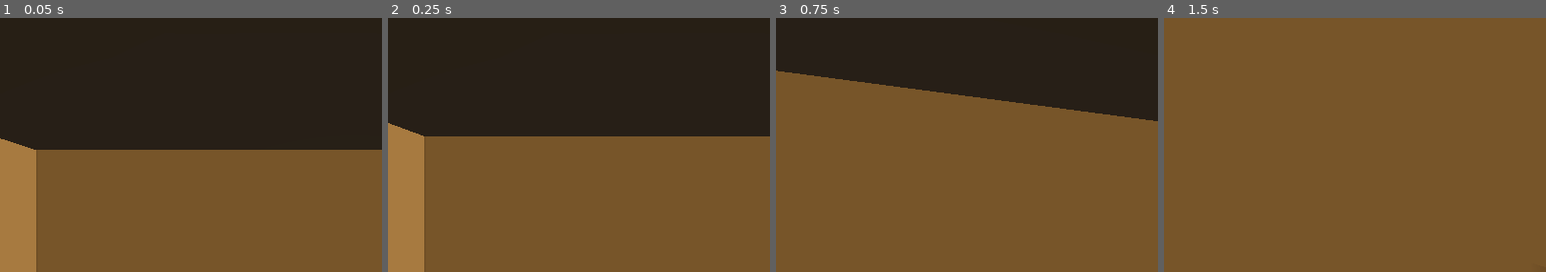
Above: before the commit, frames 1-4 (left to right).
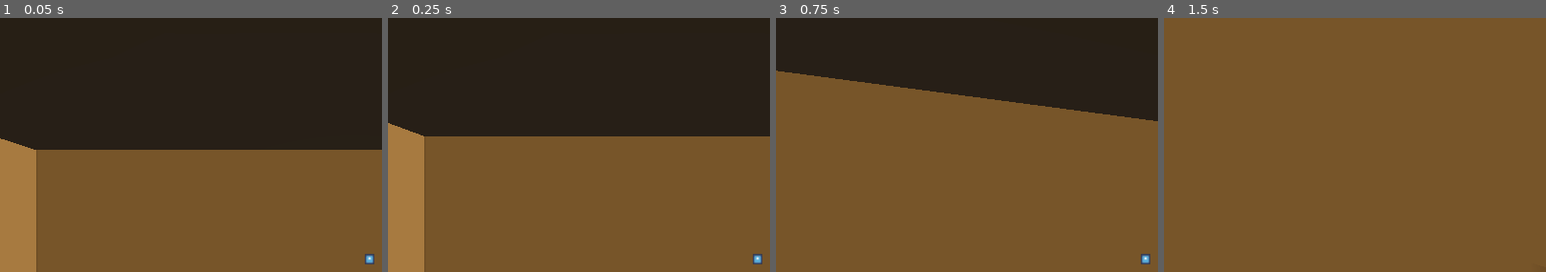
Above: after the commit, the same moments.

Repository: Tepitron/GreenCorp
Game: Godot game, scene res://scenes/game.tscn
Same seed, same stepped clock (60 frames per second), same inputs: the game is played once before the commit and once after it. The engine's default icon, where the game draws it, is replaced by a stand-in: a white triangle on a blue panel in a dark square.
Inputs (mouse positions are % of the whole screen's width and height, from its top left):
- Up to frame 1 (0.05 s): no input
- Up to frame 2 (0.25 s): no input
- Up to frame 3 (0.75 s): tap Enter at 0.5 s; move the mouse to (55, 50) at 0.52 s; press the mouse at (55, 50) at 0.53 s; hold W (move_forward) from 0.53 s (still down)
- Up to frame 4 (1.5 s): keep holding W (move_forward); tap E (interact, bound only after the commit) at 0.8, 1.35 s; move the mouse to (45, 50) at 1.27 s; release the mouse at (45, 50) at 1.28 s
The pictures show only the part of the screen within x 2-52%, y 3-53%; the shares and areas given below are measured in that part.

The runs differ from the first frame. In frame 1, 0.1% of the frame differs, in the area x 95-98%, y 92-97%; in frame 2, 0.1%; in frame 3, 0.1%; in frame 4, nothing differs.

Commit message:
Add raycasting and crosshair placeholder

Diff:
--- a/greencorp/project.godot
+++ b/greencorp/project.godot
@@ -61,3 +61,9 @@
 "events": [Object(InputEventKey,"resource_local_to_scene":false,"resource_name":"","device":-1,"window_id":0,"alt_press …(195 unchanged characters)…
 ]
 }
+interact={
+"deadzone": 0.2,
+"events": [Object(InputEventKey,"resource_local_to_scene":false,"resource_name":"","device":-1,"window_id":0,"alt_pressed":false,"shift_pressed":false,"ctrl_pressed":false,"meta_pressed":false,"pressed":false,"keycode":0,"physical_keycode":69,"key_label":0,"unicode":101,"location":0,"echo":false,"script":null)
+, Object(InputEventKey,"resource_local_to_scene":false,"resource_name":"","device":-1,"window_id":0,"alt_pressed":false,"shift_pressed":false,"ctrl_pressed":false,"meta_pressed":false,"pressed":false,"keycode":0,"physical_keycode":4194309,"key_label":0,"unicode":0,"location":0,"echo":false,"script":null)
+]
+}
--- a/greencorp/scenes/computer.tscn
+++ b/greencorp/scenes/computer.tscn
@@ -39,10 +39,9 @@
 size = Vector2(1, 0.3)
 
 [sub_resource type="BoxShape3D" id="BoxShape3D_7sc3q"]
-size = Vector3(1.2442, 0.895569, 1.0321)
+size = Vector3(4, 3, 1.032)
 
 [node name="Computer" type="StaticBody3D"]
-transform = Transform3D(0.990075, 0, 0, 0, 0.8333, 0, 0, 0, 1, 0, 0, 0)
 
 [node name="ScreenCase" type="MeshInstance3D" parent="."]
 transform = Transform3D(1, 0, 0, 0, 1, 0, 0, 0, 0.568159, -0.0581955, 0.714607, -0.200285)
@@ -82,5 +81,5 @@
 mesh = SubResource("PlaneMesh_tjrug")
 
 [node name="CollisionShape3D" type="CollisionShape3D" parent="."]
-transform = Transform3D(3.08341, 0, 0, 0, 3.11101, 0, 0, 0, 1, 0.438267, -0.162253, 0.0140345)
+transform = Transform3D(1, 0, 0, 0, 1, 0, 0, 0, 1, 0.438267, -0.162253, 0.0140345)
 shape = SubResource("BoxShape3D_7sc3q")
--- a/greencorp/scenes/cork_board.tscn
+++ b/greencorp/scenes/cork_board.tscn
@@ -1,8 +1,9 @@
-[gd_scene load_steps=7 format=3 uid="uid://eyi6gk1km13i"]
+[gd_scene load_steps=9 format=3 uid="uid://eyi6gk1km13i"]
 
 [ext_resource type="Texture2D" uid="uid://b5gc41d8hevyk" path="res://art/textures/Cork004_1K-JPG_Color.jpg" id="1_jlx20"]
 [ext_resource type="Script" uid="uid://d4j2hcbdk3i2u" path="res://scripts/cork_board.gd" id="1_xxamb"]
 [ext_resource type="Texture2D" uid="uid://dn3ll0yx1hfp2" path="res://art/textures/Cork004_1K-JPG_Roughness.jpg" id="2_feobo"]
+[ext_resource type="Texture2D" uid="uid://cdiv86us1biq2" path="res://art/sprites/close_button.png" id="4_vvolg"]
 
 [sub_resource type="StandardMaterial3D" id="StandardMaterial3D_feobo"]
 albedo_texture = ExtResource("1_jlx20")
@@ -10,10 +11,13 @@
 
 [sub_resource type="QuadMesh" id="QuadMesh_2n5p4"]
 material = SubResource("StandardMaterial3D_feobo")
-size = Vector2(0.2, 0.2)
+size = Vector2(0.5, 0.5)
 
 [sub_resource type="BoxShape3D" id="BoxShape3D_giqja"]
-size = Vector3(2.5, 1.7, 0.061)
+size = Vector3(6.30542, 3.99342, 0.061)
+
+[sub_resource type="BoxShape3D" id="BoxShape3D_vvolg"]
+size = Vector3(1.1, 1.2, 1)
 
 [node name="CorkBoard" type="Node3D"]
 script = ExtResource("1_xxamb")
@@ -25,5 +29,23 @@
 [node name="Area3D" type="Area3D" parent="."]
 
 [node name="CollisionShape3D" type="CollisionShape3D" parent="Area3D"]
-transform = Transform3D(1, 0, 0, 0, 1, 0, 0, 0, 1, 0, 0, 0.0172424)
+transform = Transform3D(1, 0, 0, 0, 1, 0, 0, 0, 1, -0.00378418, 0.0239196, 0.0172424)
 shape = SubResource("BoxShape3D_giqja")
+
+[node name="Camera3D" type="Camera3D" parent="."]
+transform = Transform3D(1, 0, 0, 0, 1, 0, 0, 0, 1, 0, 0, 1.90593)
+
+[node name="ExitButton" type="Area3D" parent="."]
+
+[node name="Sprite3D" type="Sprite3D" parent="ExitButton"]
+transform = Transform3D(0.429012, 0, 0, 0, 0.465518, 0, 0, 0, 1, -3.86263, -1.49397, 0)
+texture = ExtResource("4_vvolg")
+region_enabled = true
+region_rect = Rect2(279.134, 55.0953, 297.102, 228.721)
+
+[node name="CollisionShape3D" type="CollisionShape3D" parent="ExitButton"]
+transform = Transform3D(1, 0, 0, 0, 1, 0, 0, 0, 1, -3.80523, -1.40346, 0)
+shape = SubResource("BoxShape3D_vvolg")
+
+[connection signal="input_event" from="Area3D" to="." method="_on_area_3d_input_event"]
+[connection signal="input_event" from="ExitButton" to="." method="_on_exit_button_input_event"]
--- a/greencorp/scenes/game.tscn
+++ b/greencorp/scenes/game.tscn
@@ -6,6 +6,7 @@
 [ext_resource type="PackedScene" uid="uid://b4txa3ojbo4jb" path="res://scenes/green_corp_building.tscn" id="4_0tnpc"]
 [ext_resource type="PackedScene" uid="uid://b25fqxjjyvwl" path="res://scenes/light_post.tscn" id="5_vtaks"]
 [ext_resource type="PackedScene" uid="uid://bs3c61idtfgxc" path="res://scenes/road.tscn" id="6_kvpfn"]
+[ext_resource type="PackedScene" uid="uid://bx7ck2ll4vls7" path="res://scenes/car.tscn" id="6_u5sy4"]
 
 [sub_resource type="ProceduralSkyMaterial" id="ProceduralSkyMaterial_36trf"]
 sky_horizon_color = Color(0.662243, 0.671743, 0.686743, 1)
@@ -65,6 +66,9 @@
 [node name="LightPost7" parent="Exterior/LightPosts" instance=ExtResource("5_vtaks")]
 transform = Transform3D(-1, 0, -8.74228e-08, 0, 1, 0, 8.74228e-08, 0, -1, -39.1408, -7.07062, 18.6821)
 
+[node name="Car" parent="Exterior" instance=ExtResource("6_u5sy4")]
+transform = Transform3D(1, 0, 0, 0, 1, 0, 0, 0, 1, -10.6474, -3.26306, 14.1079)
+
 [node name="Road" parent="." instance=ExtResource("6_kvpfn")]
 transform = Transform3D(1, 0, 0, 0, 1, 0, 0, 0, 1, 2.152, -8.12182, 15.5139)
 
--- a/greencorp/scenes/player.tscn
+++ b/greencorp/scenes/player.tscn
@@ -1,6 +1,7 @@
-[gd_scene load_steps=4 format=3 uid="uid://bjxusjwwq7olr"]
+[gd_scene load_steps=5 format=3 uid="uid://bjxusjwwq7olr"]
 
 [ext_resource type="Script" uid="uid://d3xxsq4c65l36" path="res://scripts/player.gd" id="1_3vyb7"]
+[ext_resource type="Texture2D" uid="uid://dvnn2g1b4scxh" path="res://art/sprites/icon.svg" id="2_g2els"]
 
 [sub_resource type="CapsuleMesh" id="CapsuleMesh_3vyb7"]
 
@@ -22,3 +23,12 @@
 
 [node name="Camera3D" type="Camera3D" parent="TwistPivot/PitchPivot"]
 transform = Transform3D(1, 0, 0, 0, 1, 0, 0, 0, 1, 0, 0.597762, 0)
+
+[node name="Sprite3D" type="Sprite3D" parent="TwistPivot/PitchPivot/Camera3D"]
+transform = Transform3D(0.0258125, 0, 0, 0, 0.0279712, 0, 0, 0, 1, 0, 0, -1.17598)
+texture = ExtResource("2_g2els")
+
+[node name="RayCast3D" type="RayCast3D" parent="TwistPivot/PitchPivot/Camera3D"]
+transform = Transform3D(1, 8.74228e-08, 0, 3.82137e-15, -4.37114e-08, 0.000805378, -8.74228e-08, 1, 3.52042e-11, 0, 0.0276222, -0.612229)
+target_position = Vector3(0, -2, 0)
+collide_with_areas = true
--- a/greencorp/scenes/room.tscn
+++ b/greencorp/scenes/room.tscn
@@ -103,7 +103,7 @@
 transform = Transform3D(-4.37114e-08, 0, 1, 0, 1, 0, -1, 0, -4.37114e-08, 0.0122451, -3.80277, 4.77139)
 
 [node name="CorkBoard" parent="." instance=ExtResource("2_ffxv4")]
-transform = Transform3D(-4.37114e-08, 0, -1, 0, 1, 0, 1, 0, -4.37114e-08, 4.88231, -3.1907, 1.6865)
+transform = Transform3D(-2.73134e-08, 0, -1, 0, 0.587427, 0, 0.624857, 0, -4.37114e-08, 4.7427, -3.44817, 0.648906)
 
 [node name="Computer" parent="." instance=ExtResource("3_14vil")]
 transform = Transform3D(-3.89847e-08, 0, 1, 0, 0.672274, 0, -0.891866, 0, -4.37114e-08, -4.19784, -4.41324, -2.70309)
--- a/greencorp/scripts/cork_board.gd
+++ b/greencorp/scripts/cork_board.gd
@@ -1,10 +1,28 @@
 extends Node3D
+
+var is_in_detective_mode = false
+
+signal exit_clicked
 
 # Called when the node enters the scene tree for the first time.
 func _ready() -> void:
-	pass # Replace with function body.
+	$ExitButton.hide()
 
 # Called every frame. 'delta' is the elapsed time since the previous frame.
 func _process(delta: float) -> void:
-	if Input.is_action_just_pressed("left_click"):
+	pass
+
+func _on_area_3d_input_event(camera: Node, event: InputEvent, event_position: Vector3, normal: Vector3, shape_idx: int) -> void:
+	print_debug("Input event happened")
+	if event.is_action_pressed("interact") && is_in_detective_mode == false:
 		print_debug("Corkboard clicked")
+		activate_detective_wall_mode()
+
+func activate_detective_wall_mode():
+	$Camera3D.current = true
+	is_in_detective_mode = true
+	$ExitButton.show()
+
+func _on_exit_button_input_event(camera: Node, event: InputEvent, event_position: Vector3, normal: Vector3, shape_idx: int) -> void:
+	if event.is_action_pressed("left_click"):
+		exit_clicked.emit()
--- a/greencorp/scripts/player.gd
+++ b/greencorp/scripts/player.gd
@@ -2,6 +2,7 @@
 
 @onready var twist_pivot := $TwistPivot
 @onready var pitch_pivot := $TwistPivot/PitchPivot
+@onready var ray_cast_3d: RayCast3D = $TwistPivot/PitchPivot/Camera3D/RayCast3D
 
 var mouse_sensitivity := 0.005
 var twist_input := 0.0
@@ -28,6 +29,9 @@
 
 func _physics_process(delta: float) -> void:
 	# Add the gravity.
+	var raycast_collided_object = ray_cast_3d.get_collider()
+	print_debug(raycast_collided_object)
+
 	if not is_on_floor():
 		velocity += get_gravity() * delta
 
--- a/greencorp/scripts/room.gd
+++ b/greencorp/scripts/room.gd
@@ -2,8 +2,15 @@
 
 # Called when the node enters the scene tree for the first time.
 func _ready() -> void:
-	pass # Replace with function body.
+	$Interior/Room/CorkBoard.exit_clicked.connect(_on_corkboard_exit_clicked)
 
 # Called every frame. 'delta' is the elapsed time since the previous frame.
 func _process(delta: float) -> void:
 	pass
+
+func _physics_process(delta: float) -> void:
+		var space_state = get_world_3d().direct_space_state
+
+
+func _on_corkboard_exit_clicked():
+	$Player/TwistPivot/PitchPivot/Camera3D.current = true
Binary file added: greencorp/art/sprites/close_button.png
Not shown, added: greencorp/art/sprites/close_button.png.import
Not shown: 1 places in greencorp/scenes/game.tscn that only renumber resources
